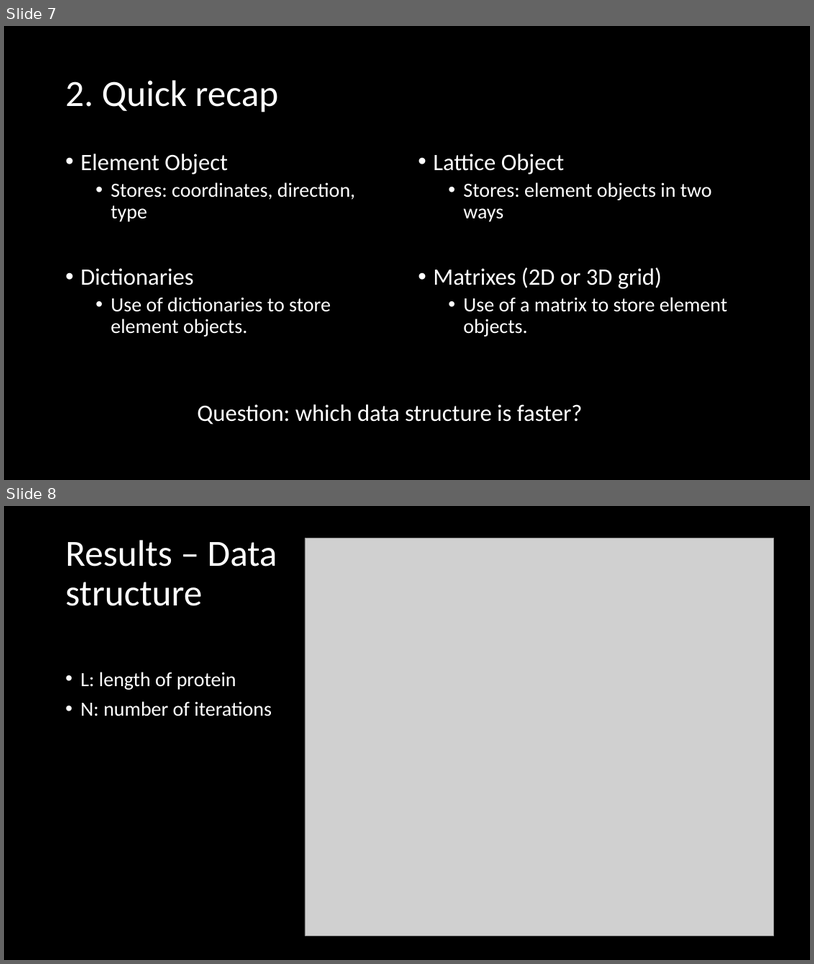
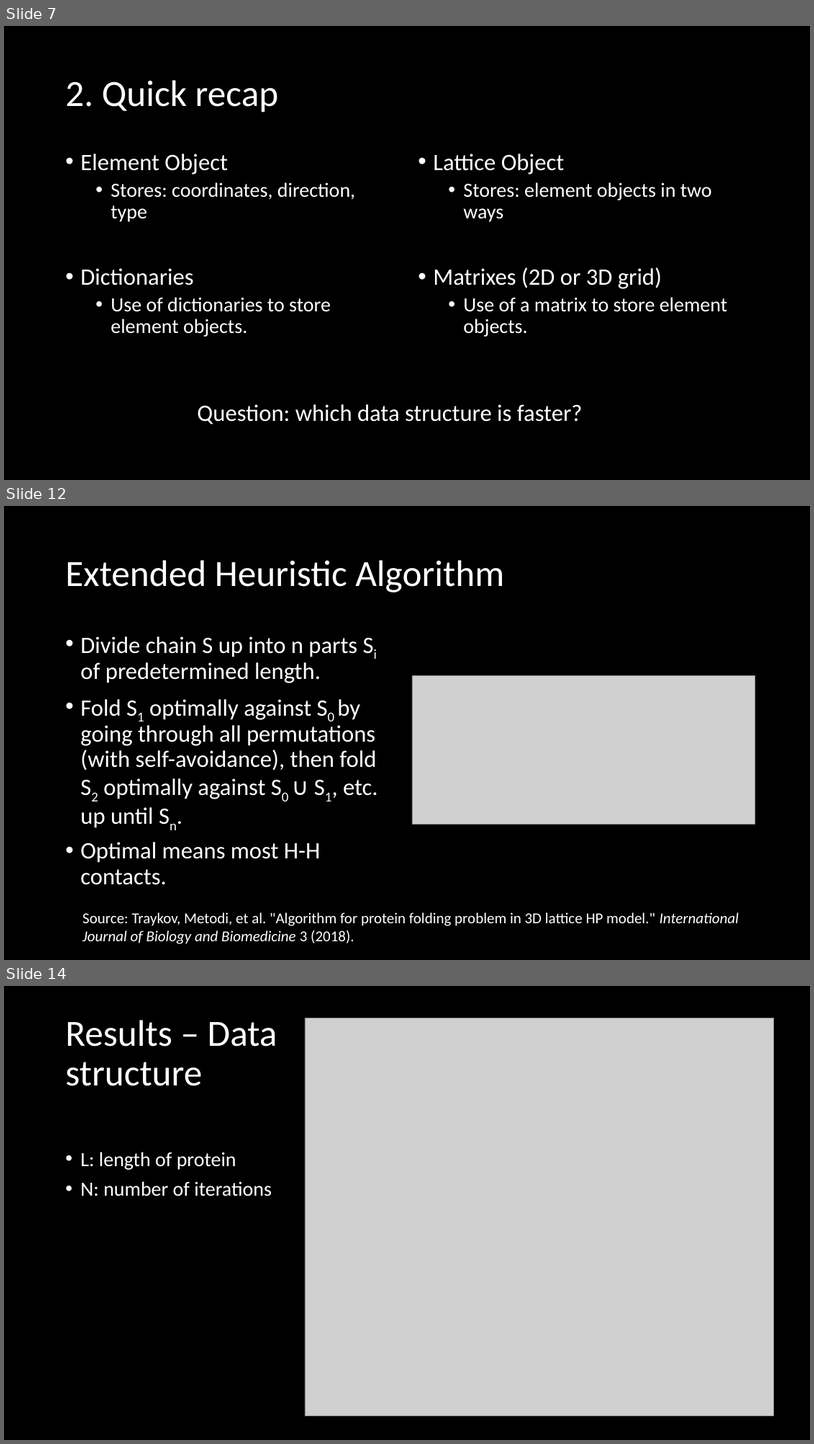
Before and after one commit to Loek21/Protein-Pow-d-er, a slide deck: Documentation/PPP, Week 2, Meeting 1.pptx. Shown one above the other, each under a label of ours: slides 7 and 8 before the commit, slides 7, 12 and 14 after it; the slides between them are not shown. The pictures are 814x964 and 814x1444 pixels, drawn with LibreOffice and Linux fonts; fonts in the diff are those of the drawing; grey boxes stand for pictures. Boxes give left, top, right and bottom in pixels: in the first picture for what was removed or moved away, otherwise in the second. Text is boxed around its words. In the diff, an @@ line names an element or a change of style, - is before the commit and + after.

Commit message:
Added Seb's slides to PPP

```diff
--- a/Documentation/PPP, Week 2, Meeting 1.pptx
+++ b/Documentation/PPP, Week 2, Meeting 1.pptx
@@ slide 12 added at bbox=[4, 506, 810, 960], background #000000 @@
@@ title added at bbox=[65, 560, 504, 592], 44 pt, text #FFFFFF @@
+Extended Heuristic Algorithm
@@ text added at bbox=[80, 636, 378, 885], 28 pt, text #FFFFFF @@
+• Divide chain S up into n parts Si of predetermined length.
+• Fold S1 optimally against S0 by going through all permutations (with self-avoidance), then fold S2 optimally against S0 ∪ S1, etc. up until Sn.
+• Optimal means most H-H contacts.
@@ picture added at bbox=[412, 675, 756, 824] @@
@@ text added at bbox=[82, 912, 739, 944], 18 pt, text #FFFFFF @@
+Source: Traykov, Metodi, et al. "Algorithm for protein folding problem in 3D lattice HP model." International Journal of Biology and Biomedicine 3 (2018).
@@ what was slide 8 is now slide 14 @@
```
Also in this commit, not shown: 5 other slides added.
